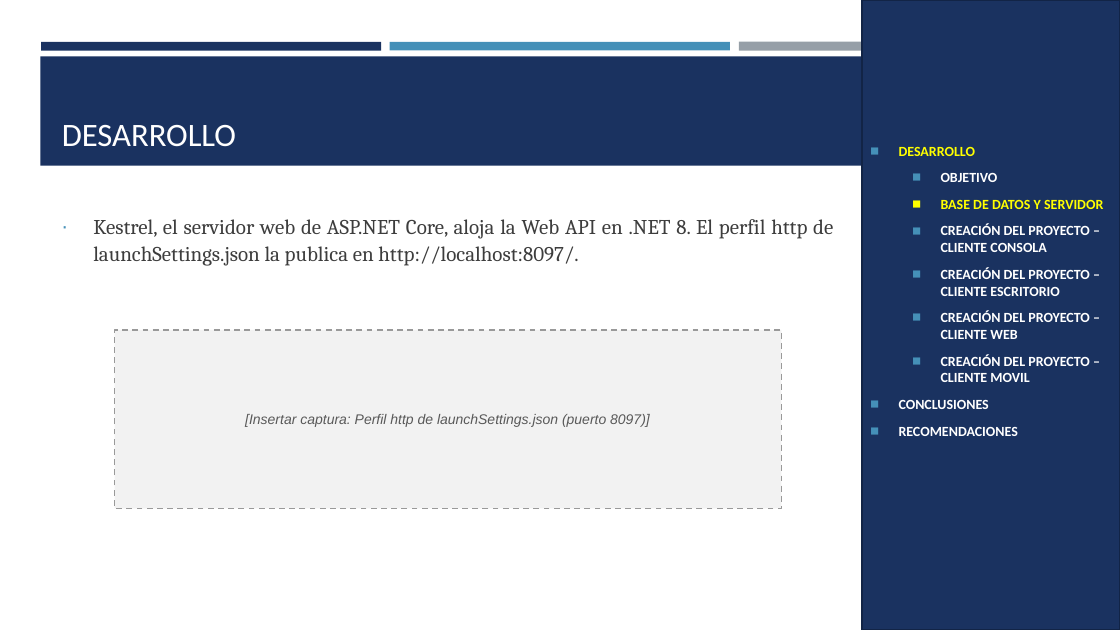
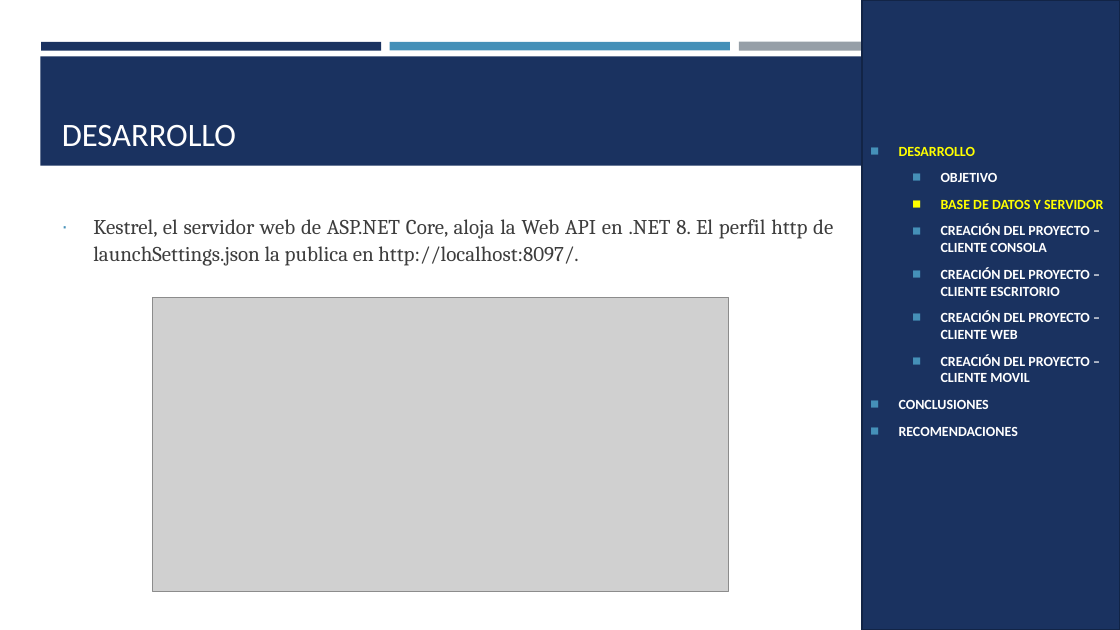
Before and after one commit to Teo344/Arquitectura_GRUPO03, a slide deck: slide 8 of TG.1.4. PAO202651_EUREKA_BDDLOCAL_RESTFUL_DOTNET_NRC36884_GR03/05. DOCUMENTACION/PRESENTACION TG.1.4. EUREKABANK RESTFUL con BDD LOCAL en DOTNET GR03.pptx. Drawn at 1120x630 pixels with LibreOffice and Linux fonts; fonts in the diff are those of the drawing; grey boxes stand for pictures. Boxes give left, top, right and bottom in pixels: in the first picture for what was removed or moved away, otherwise in the second. Text is boxed around its words. In the diff, an @@ line names an element or a change of style, - is before the commit and + after.

```diff
--- a/TG.1.4. PAO202651_EUREKA_BDDLOCAL_RESTFUL_DOTNET_NRC36884_GR03/05. DOCUMENTACION/PRESENTACION TG.1.4. EUREKABANK RESTFUL con BDD LOCAL en DOTNET GR03.pptx
+++ b/TG.1.4. PAO202651_EUREKA_BDDLOCAL_RESTFUL_DOTNET_NRC36884_GR03/05. DOCUMENTACION/PRESENTACION TG.1.4. EUREKABANK RESTFUL con BDD LOCAL en DOTNET GR03.pptx
@@ picture added at [152,297,729,592] @@
@@ rectangle removed at [114,330,781,509] @@
-[Insertar captura: Perfil http de launchSettings.json (puerto 8097)]
```
Also in this commit, not shown: 23 other slides changed, 1 other file.
